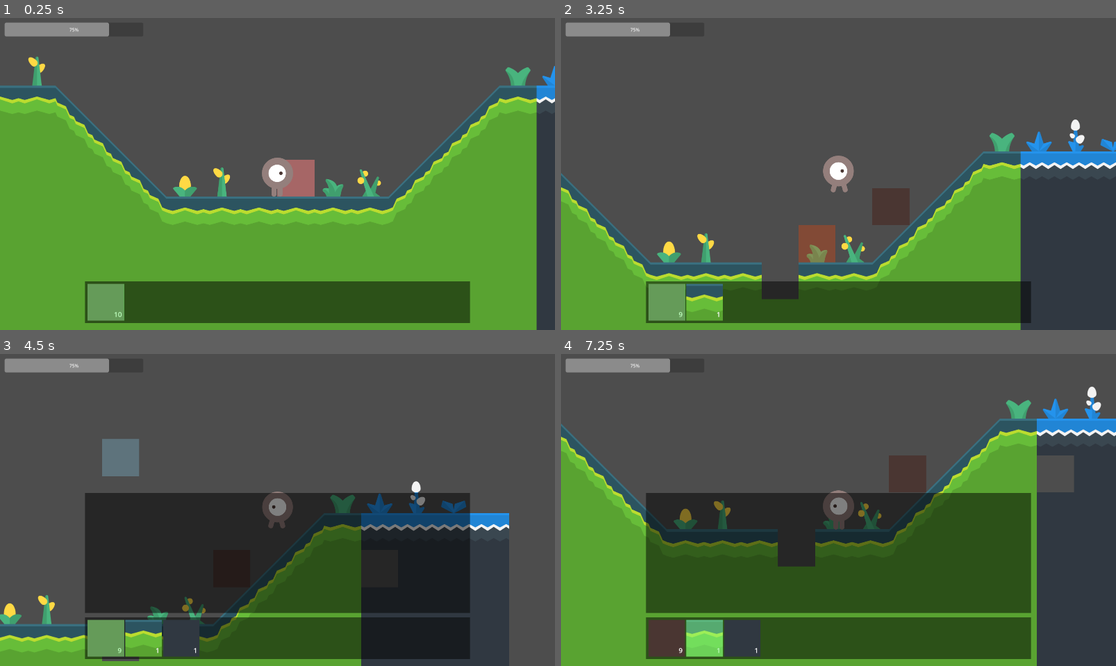
Above: before the commit, frames 1-4 (two rows, left to right).
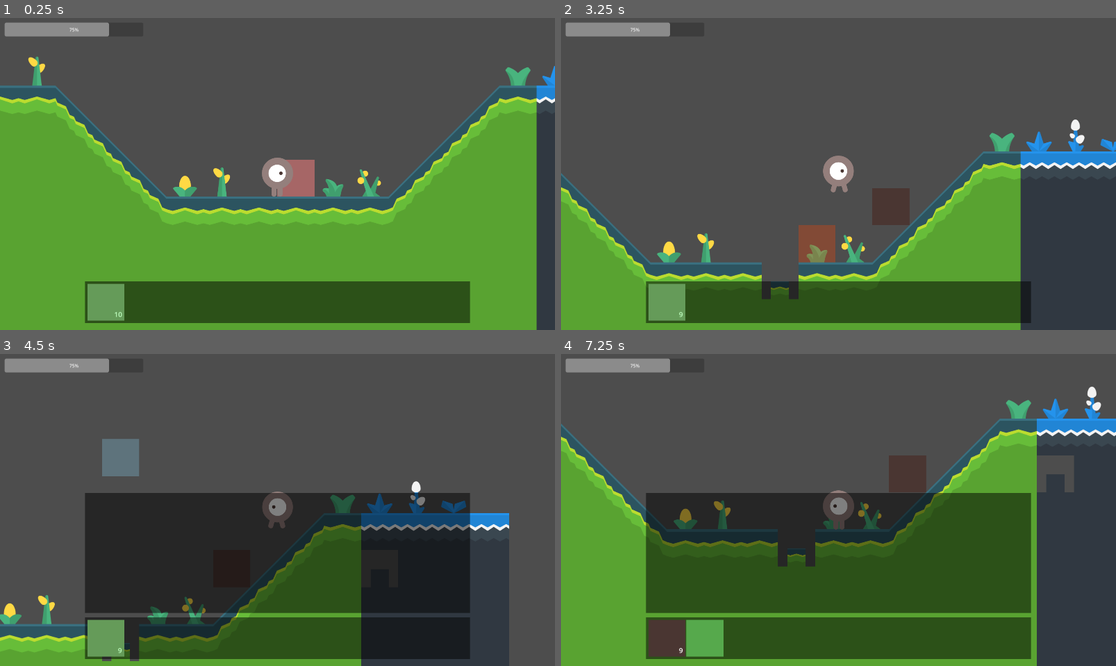
Above: after the commit, the same moments.

Repository: ichi-pg/godot-craft
Game: Godot game, scene res://main/main.tscn
Same seed, same stepped clock (60 frames per second), same inputs: the game is played once before the commit and once after it. The engine's default icon, where the game draws it, is replaced by a stand-in: a white triangle on a blue panel in a dark square.
Inputs (mouse positions are in pixels of both pictures, inside the frame that each line leads up to):
- Up to frame 1 (0.25 s): no input
- Up to frame 2 (3.25 s): tap Enter at 0.5 s; move the mouse to (960, 158) at 0.52 s; press the mouse at (960, 158) at 0.53 s; hold D (move_right) 0.53-2.03 s; tap Space (battle_jump) at 0.77, 1.52, 2, 3.02 s; tap Shift (battle_dodge) at 0.8, 1.35 s; move the mouse to (727, 189) at 1.27 s; release the mouse at (727, 189) at 1.28 s; right-click (727, 189) at 1.55 s; move the mouse to (894, 105) at 2.02 s; hold A (move_left) 2.03-2.78 s; right-click (894, 105) at 2.1 s; tap Q (battle_heal) at 2.3, 2.85 s; move the mouse to (810, 236) at 2.77 s; hold D (move_right) from 2.78 s (still down); click (810, 236) at 3.05 s
- Up to frame 3 (4.5 s): move the mouse to (444, 556) at 3.52 s; press the mouse at (444, 556) at 3.53 s; tap Space (battle_jump) at 3.77 s; tap Shift (battle_dodge) at 3.8, 4.35 s; tap Tab (inventory_toggle) at 4.15 s; move the mouse to (111, 463) at 4.27 s; release D (move_right) at 4.28 s; release the mouse at (111, 463) at 4.28 s; hold A (move_left) from 4.28 s (still down)
- Up to frame 4 (7.25 s): tap Space (battle_jump) at 4.52, 6.02, 6.77 s; right-click (672, 463) at 4.55 s; tap Enter at 5 s; move the mouse to (866, 510) at 5.02 s; release A (move_left) at 5.03 s; hold D (move_right) 5.03-5.78 s; right-click (866, 510) at 5.1 s; tap Q (battle_heal) at 5.3, 5.85 s; move the mouse to (755, 432) at 5.77 s; hold A (move_left) from 5.78 s (still down); click (755, 432) at 6.05 s; move the mouse to (960, 494) at 6.52 s; hold Mouse wheel down (hotbar_down) from 6.53 s (still down); tap Shift (battle_dodge) at 6.8 s

The runs differ from the first frame. In frame 1, less than 0.1% of the frame differs, in the area x 20-23%, y 94-96%; in frame 2, 0.9%; in frame 3, 1.5%; in frame 4, 1.9%, in the area x 21-91%, y 38-98%.

Commit message:
Update stacking items

Diff:
--- a/item/drop.gd
+++ b/item/drop.gd
@@ -11,4 +11,4 @@
 	self.amount = amount
 	match category:
 		Common.ItemCategory.TILE:
-			$Sprite2D.texture = Common.get_level_atlas(item_id)
+			$Sprite2D.texture = Common.get_level_atlas(item_id, 1)
--- a/item/hotbar.gd
+++ b/item/hotbar.gd
@@ -4,6 +4,7 @@
 signal overflow(category, item_id, amount)
 
 const Item = preload("res://item/item.tscn")
+const MAX_ITEMS = 10
 
 var select_index = 0
 
@@ -12,10 +13,11 @@
 
 
 func _ready():
-	for i in range(10):
+	for i in range(MAX_ITEMS):
 		var item = Item.instantiate()
 		item.init(Common.ItemCategory.NULL, 0, 0)
 		container.add_child(item)
+	# TODO remove test item
 	_on_player_picked_up(Common.ItemCategory.TILE, 101, 10)
 	select_item(0)
 
@@ -44,7 +46,7 @@
 
 
 func _on_player_picked_up(category, item_id, amount):
-	if Common.increment_item(self, category, item_id, amount, 10):
+	if Common.increment_item(self, category, item_id, amount, MAX_ITEMS):
 		select_item(select_index)
 
 
@@ -65,10 +67,5 @@
 	item.init(Common.ItemCategory.NULL, 0, 0)
 
 
-func _on_level_erased(tile_id):
-	_on_player_picked_up(Common.ItemCategory.TILE, tile_id, 1)
-	# TODO from drop
-
-
 func _on_level_placed(tile_id):
 	decrement_item(Common.ItemCategory.TILE, tile_id, 1)
--- a/item/inventory.gd
+++ b/item/inventory.gd
@@ -6,12 +6,15 @@
 
 const Item = preload("res://item/item.tscn")
 
+var max_items = 30
+
 @onready var container = $GridContainer
 
 
 func _ready():
 	visible = false
 	# TODO sort
+	# TODO bug and resize window
 
 
 func _input(event):
@@ -32,7 +35,7 @@
 
 
 func _on_hotbar_overflow(category, item_id, amount):
-	Common.increment_item(self, category, item_id, amount, 30)
+	Common.increment_item(self, category, item_id, amount, max_items)
 
 
 func _can_drop_data(at_position, data):
@@ -40,7 +43,8 @@
 
 
 func _drop_data(at_position, item):
-	add_item(item.category, item.item_id, item.amount)
+	if container.get_child_count() < max_items:
+		add_item(item.category, item.item_id, item.amount)
+	else:
+		overflow.emit(item.category, item.item_id, item.amount)
 	item.get_inventory().remove_item(item)
-	# TODO max count
-	# TODO stacking
--- a/item/item.gd
+++ b/item/item.gd
@@ -22,7 +22,7 @@
 			$Label.visible = false
 			return
 		Common.ItemCategory.TILE:
-			texture = Common.get_level_atlas(item_id)
+			texture = Common.get_level_atlas(item_id, 0)
 	modulate.a = 1
 	$Label.text = str(amount)
 	$Label.visible = true
@@ -63,9 +63,12 @@
 	var category = self.category
 	var item_id = self.item_id
 	var amount = self.amount
+	if item_id == item.item_id:
+		init(item.category, item.item_id, amount + item.amount)
+		item.get_inventory().remove_item(item)
+		return
 	init(item.category, item.item_id, item.amount)
 	if item_id:
 		item.init(category, item_id, amount)
 	else:
 		item.get_inventory().remove_item(item)
-	# TODO stacking
--- a/level/level.gd
+++ b/level/level.gd
@@ -43,7 +43,7 @@
 		var fix_target_tile_id = target_tile_id
 		erase_cell(0, target_map_position)
 		update_target_tile(0)
-		erased.emit(fix_target_tile_id)
+		erased.emit(fix_target_tile_id, map_to_local(target_map_position))
 		# TODO gravity
 	elif is_around_empty(target_map_position):
 		pass
--- a/main/common.gd
+++ b/main/common.gd
@@ -6,19 +6,22 @@
 }
 
 const Item = preload("res://item/item.tscn")
+const INDEX_BASE = 1000000000
 
 var level_texture: AtlasTexture = AtlasTexture.new()
 var level_atlas = {}
 
-
-func get_level_atlas(item_id) -> AtlasTexture:
-	if level_atlas.has(item_id):
-		return level_atlas[item_id]
+func get_level_atlas(item_id, padding) -> AtlasTexture:
+	var index = item_id + padding * INDEX_BASE
+	if level_atlas.has(index):
+		return level_atlas[index]
 	var atlas = Common.level_texture.duplicate() as AtlasTexture
 	var coord = Common.get_tile_coord(item_id)
 	# TODO get tile size
-	atlas.region = Rect2(coord * 128 + Vector2i.ONE, Vector2i(127, 127))
-	level_atlas[item_id] = atlas
+	var pos = coord * 128 + Vector2i.ONE * padding
+	var size = Vector2i(128 - padding, 128 - padding)
+	atlas.region = Rect2(pos, size)
+	level_atlas[index] = atlas
 	return atlas
 
 
--- a/main/main.gd
+++ b/main/main.gd
@@ -4,8 +4,6 @@
 # TODO craft
 # TODO equipment
 # TODO enchant
-# TODO potion
-# TODO mob
 # TODO map
 # TODO level generate
 # TODO mount
--- a/main/main.tscn
+++ b/main/main.tscn
@@ -1,43 +1,16 @@
-[gd_scene load_steps=16 format=3 uid="uid://3ic8debmyys5"]
+[gd_scene load_steps=12 format=3 uid="uid://3ic8debmyys5"]
 
-[ext_resource type="Script" path="res://player/player.gd" id="1_opgyd"]
 [ext_resource type="Script" path="res://main/main.gd" id="1_t2eme"]
-[ext_resource type="Texture2D" uid="uid://jtnu8g4jxnn4" path="res://player/playerGrey_walk2.png" id="2_2dms1"]
 [ext_resource type="Script" path="res://player/camera.gd" id="2_hxq3q"]
 [ext_resource type="Script" path="res://main/world.gd" id="2_vl4hx"]
 [ext_resource type="TileSet" uid="uid://ct87hclt7ojsh" path="res://level/level.tres" id="3_bw5cg"]
-[ext_resource type="Texture2D" uid="uid://dmad6l1uieoh2" path="res://player/playerGrey_walk1.png" id="3_dpifm"]
 [ext_resource type="Script" path="res://level/level.gd" id="4_jceth"]
+[ext_resource type="PackedScene" uid="uid://egj1j88ed826" path="res://player/player.tscn" id="5_rxcie"]
 [ext_resource type="Script" path="res://main/hud.gd" id="8_pkfmd"]
 [ext_resource type="Script" path="res://item/hotbar.gd" id="9_0pegt"]
 [ext_resource type="Script" path="res://main/empty.gd" id="9_lsyym"]
 [ext_resource type="Script" path="res://item/inventory.gd" id="9_wpset"]
 [ext_resource type="Script" path="res://player/health.gd" id="11_63l4i"]
-
-[sub_resource type="SpriteFrames" id="SpriteFrames_ahygp"]
-animations = [{
-"frames": [{
-"duration": 1.0,
-"texture": ExtResource("2_2dms1")
-}],
-"loop": true,
-"name": &"jump",
-"speed": 5.0
-}, {
-"frames": [{
-"duration": 1.0,
-"texture": ExtResource("3_dpifm")
-}, {
-"duration": 1.0,
-"texture": ExtResource("2_2dms1")
-}],
-"loop": true,
-"name": &"walk",
-"speed": 5.0
-}]
-
-[sub_resource type="CircleShape2D" id="CircleShape2D_28cup"]
-radius = 52.0
 
 [node name="Main" type="Node"]
 script = ExtResource("1_t2eme")
@@ -56,27 +29,7 @@
 offset_bottom = 128.0
 color = Color(1, 0.501961, 0.501961, 0.501961)
 
-[node name="Player" type="CharacterBody2D" parent="World"]
-collision_layer = 2
-floor_constant_speed = true
-script = ExtResource("1_opgyd")
-metadata/_edit_group_ = true
-
-[node name="AnimatedSprite2D" type="AnimatedSprite2D" parent="World/Player"]
-sprite_frames = SubResource("SpriteFrames_ahygp")
-animation = &"walk"
-
-[node name="CollisionShape2D" type="CollisionShape2D" parent="World/Player"]
-position = Vector2(0, 15)
-shape = SubResource("CircleShape2D_28cup")
-
-[node name="Pickup" type="Area2D" parent="World/Player"]
-collision_layer = 2
-collision_mask = 4
-
-[node name="CollisionShape2D" type="CollisionShape2D" parent="World/Player/Pickup"]
-position = Vector2(0, 15)
-shape = SubResource("CircleShape2D_28cup")
+[node name="Player" parent="World" instance=ExtResource("5_rxcie")]
 
 [node name="Camera" type="Camera2D" parent="World"]
 script = ExtResource("2_hxq3q")
@@ -156,12 +109,11 @@
 value = 75.0
 script = ExtResource("11_63l4i")
 
-[connection signal="erased" from="World/Level" to="HUD/Hotbar" method="_on_level_erased"]
+[connection signal="erased" from="World/Level" to="World" method="_on_level_erased"]
 [connection signal="placed" from="World/Level" to="HUD/Hotbar" method="_on_level_placed"]
 [connection signal="moved" from="World/Player" to="World/Level" method="_on_player_moved"]
 [connection signal="moved" from="World/Player" to="World/Camera" method="_on_player_moved"]
 [connection signal="picked_up" from="World/Player" to="HUD/Hotbar" method="_on_player_picked_up"]
-[connection signal="body_entered" from="World/Player/Pickup" to="World/Player" method="_on_pickup_body_entered"]
 [connection signal="focused" from="HUD" to="World/Level" method="_on_hud_focused"]
 [connection signal="drop_item" from="HUD/Empty" to="World" method="_on_drop_item"]
 [connection signal="mouse_entered" from="HUD/Hotbar" to="HUD" method="_on_mouse_entered"]
--- a/main/world.gd
+++ b/main/world.gd
@@ -5,12 +5,21 @@
 @onready var player = $Player
 
 
-func _on_drop_item(category, item_id, amount):
+func add_drop(category, item_id, amount, pos):
 	var drop = drop.instantiate()
 	drop.init(category, item_id, amount)
-	var direction = int(player.sprite.flip_h) - 0.5
-	var offset = direction * Vector2.LEFT * 256
-	# TODO get player size
-	drop.global_position = player.global_position + offset
+	drop.global_position = pos
 	add_child(drop)
 	# TODO don't bury
+	# TODO rename drop
+
+
+func _on_drop_item(category, item_id, amount):
+	var direction = int(player.sprite.flip_h) - 0.5
+	var distance = direction * Vector2.LEFT * 384
+	add_drop(category, item_id, amount, player.global_position + distance)
+	# TODO get player size
+
+
+func _on_level_erased(tile_id, pos):
+	add_drop(Common.ItemCategory.TILE, tile_id, 1, pos)
--- a/mob/enemy.gd
+++ b/mob/enemy.gd
@@ -1,11 +1,11 @@
 extends RigidBody2D
 
 
-# Called when the node enters the scene tree for the first time.
-func _ready():
-	pass # Replace with function body.
-
-
-# Called every frame. 'delta' is the elapsed time since the previous frame.
-func _process(delta):
-	pass
+# TODO spawner
+# TODO melee
+# TODO projectile
+# TODO take damage
+# TODO death
+# TODO drop item
+# TODO chase
+# TODO change state
--- a/player/health.gd
+++ b/player/health.gd
@@ -1 +1,5 @@
 extends ProgressBar
+
+
+# TODO health
+# TODO respawn
--- a/player/player.gd
+++ b/player/player.gd
@@ -14,11 +14,15 @@
 func _process(delta):
 	# TODO input vs process
 	if Input.is_action_just_pressed("battle_attack"):
-		pass # TODO attack
+		# TODO melee
+		# TODO projectile
+		pass
 	if Input.is_action_just_pressed("battle_guard"):
-		pass # TODO guard
+		# TODO guard
+		pass
 	if Input.is_action_just_pressed("battle_heal"):
-		pass # TODO heal
+		# TODO use potion
+		pass
 
 	if velocity.x:
 		sprite.flip_h = velocity.x < 0
@@ -38,7 +42,8 @@
 	if not is_on_floor():
 		velocity.y += gravity * delta
 	elif Input.is_action_just_pressed("battle_dodge"):
-		pass # TODO dodge
+		# TODO dodge
+		pass
 	elif Input.is_action_just_pressed("battle_jump"):
 		velocity.y = JUMP_VELOCITY
 
--- /dev/null
+++ b/player/player.tscn
@@ -0,0 +1,56 @@
+[gd_scene load_steps=7 format=3 uid="uid://egj1j88ed826"]
+
+[ext_resource type="Script" path="res://player/player.gd" id="1_eoq68"]
+[ext_resource type="Texture2D" uid="uid://jtnu8g4jxnn4" path="res://player/playerGrey_walk2.png" id="2_r5o1v"]
+[ext_resource type="Texture2D" uid="uid://dmad6l1uieoh2" path="res://player/playerGrey_walk1.png" id="3_0aht2"]
+
+[sub_resource type="SpriteFrames" id="SpriteFrames_ahygp"]
+animations = [{
+"frames": [{
+"duration": 1.0,
+"texture": ExtResource("2_r5o1v")
+}],
+"loop": true,
+"name": &"jump",
+"speed": 5.0
+}, {
+"frames": [{
+"duration": 1.0,
+"texture": ExtResource("3_0aht2")
+}, {
+"duration": 1.0,
+"texture": ExtResource("2_r5o1v")
+}],
+"loop": true,
+"name": &"walk",
+"speed": 5.0
+}]
+
+[sub_resource type="CircleShape2D" id="CircleShape2D_28cup"]
+radius = 52.0
+
+[sub_resource type="CircleShape2D" id="CircleShape2D_wbhxx"]
+radius = 114.039
+
+[node name="Player" type="CharacterBody2D"]
+collision_layer = 2
+floor_constant_speed = true
+script = ExtResource("1_eoq68")
+metadata/_edit_group_ = true
+
+[node name="AnimatedSprite2D" type="AnimatedSprite2D" parent="."]
+sprite_frames = SubResource("SpriteFrames_ahygp")
+animation = &"walk"
+
+[node name="CollisionShape2D" type="CollisionShape2D" parent="."]
+position = Vector2(0, 15)
+shape = SubResource("CircleShape2D_28cup")
+
+[node name="Pickup" type="Area2D" parent="."]
+collision_layer = 2
+collision_mask = 4
+
+[node name="CollisionShape2D" type="CollisionShape2D" parent="Pickup"]
+shape = SubResource("CircleShape2D_wbhxx")
+
+[connection signal="body_entered" from="Pickup" to="." method="_on_pickup_body_entered"]
